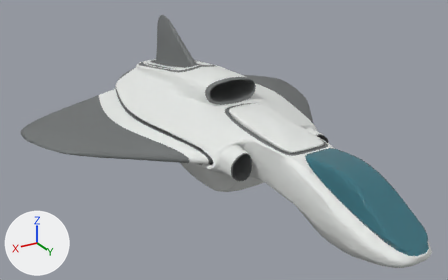
A saved change to the glTF model assets/models/ship/prototype_shuttle/prototype_shuttle_exterior.glb.
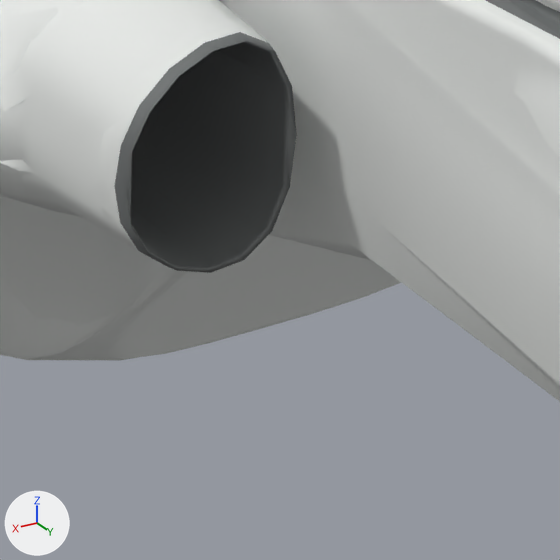
Old and new are each drawn whole from a camera (50 mm lens) standing at (23.91, 37.6, 20.12) and looking at (2.01, 1.1, 1.87) and again close up on the part from 48% to 63% of the width and 53% to 77% of the height. Every picture has the same lights, and +X, +Y and +Z are marked at lower left. The last two pictures show the newer version. Vertices at exactly the same position are counted once.

In view in the first close-up: 'ExactShuttleAReferenceBlockoutExterior'.
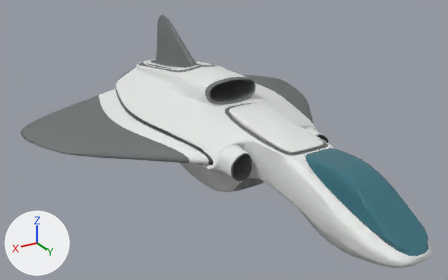
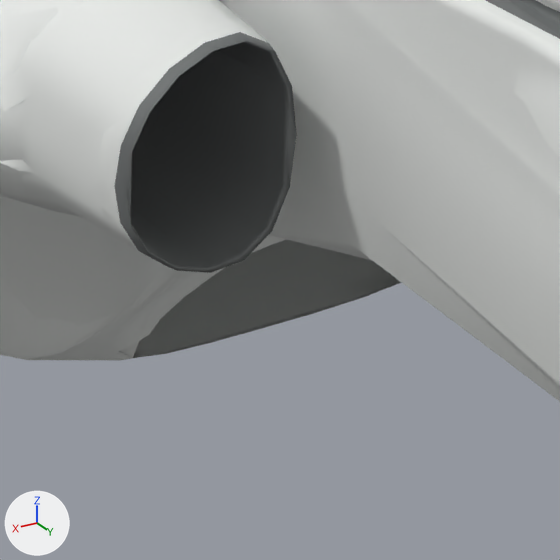
Location of each change, (x1, y1, x2, y2) in pixels of the close-ups (560 x 560 px):
part 1 of me_prototypeshuttleexactreferenceblockoutmesh, deleted: before (118, 236, 402, 358)

What changed in the scene script:
```text
Change me_prototypeshuttleexactreferenceblockoutmesh:
    used by ob_exactshuttleareferenceblockoutexterior; location = (0.0, 0.0, 0.0)
    remove me_prototypeshuttleexactreferenceblockoutmesh.from_pydata(...)  # 9802 vertices, 26765 faces; spans x -13.8..13.8, y -15.0..18.7, z -2.9..8.4
    add me_prototypeshuttleexactreferenceblockoutmesh.from_pydata(...)  # 9768 vertices, 26638 faces; spans x -13.8..13.8, y -15.0..18.7, z -2.9..8.4
    me_prototypeshuttleexactreferenceblockoutmesh part 1
    34 vertices are removed from x -1.5..1.5, y 1.6..3.4, z -2.4..-0.6
    127 faces are deleted
```
